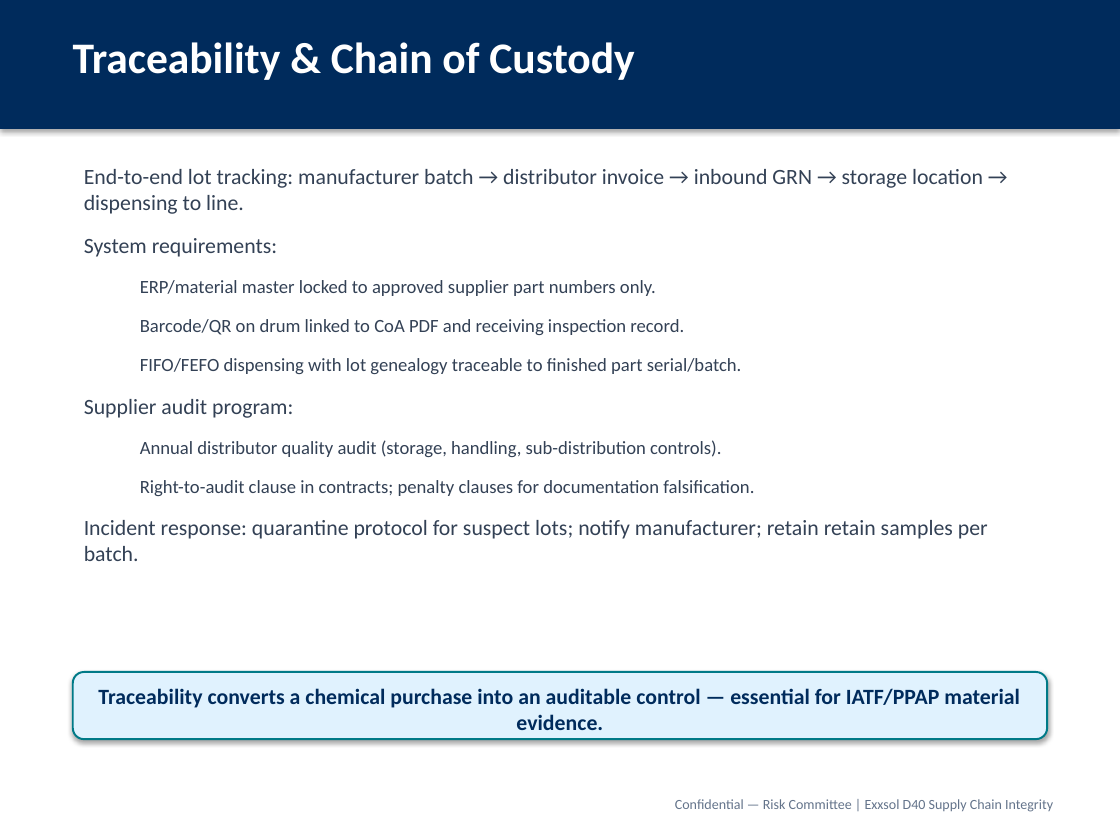
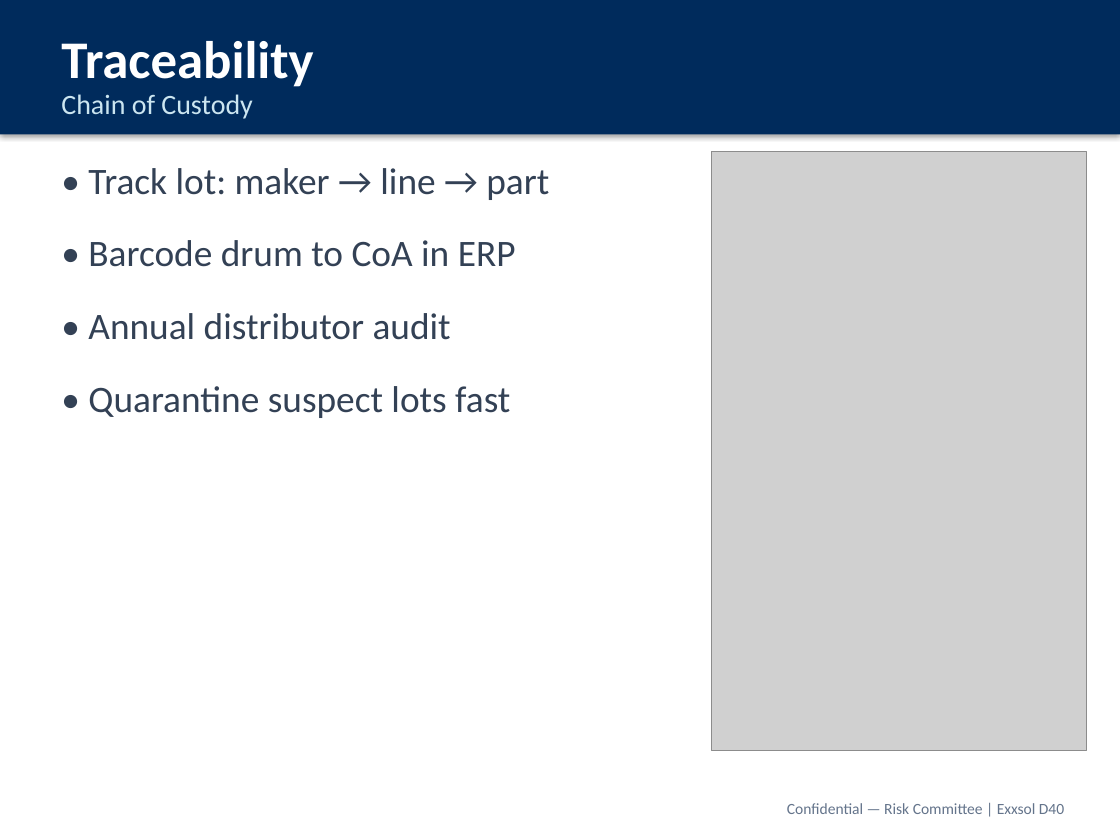
Before and after one commit to rockyforever8-sys/Machine-Learning-Project, a slide deck: slide 14 of presentations/Exxsol_D40_Supply_Chain_Risk_Committee.pptx. Drawn at 1120x840 pixels with LibreOffice and Linux fonts; fonts in the diff are those of the drawing; grey boxes stand for pictures. Boxes give left, top, right and bottom in pixels: in the first picture for what was removed or moved away, otherwise in the second. Text is boxed around its words. In the diff, an @@ line names an element or a change of style, - is before the commit and + after.

```diff
--- a/presentations/Exxsol_D40_Supply_Chain_Risk_Committee.pptx
+++ b/presentations/Exxsol_D40_Supply_Chain_Risk_Committee.pptx
@@ rectangle: place and size @@
-rectangle at <box>0,0,1120,129</box>
+rectangle at <box>0,0,1120,134</box>
@@ text at <box>61,41,313,87</box>: text changed; size 28 to 34 pt @@
-Traceability & Chain of Custody
+Traceability
@@ text added at <box>61,94,252,119</box>, 18 pt, text #CBE5F0 @@
+Chain of Custody
@@ text removed at <box>84,169,988,561</box> @@
-End-to-end lot tracking: manufacturer batch → distributor invoice → inbound GRN → storage location → dispensing to line.
-System requirements:
-  ERP/material master locked to approved supplier part numbers only.
-  Barcode/QR on drum linked to CoA PDF and receiving inspection record.
-  FIFO/FEFO dispensing with lot genealogy traceable to finished part serial/batch.
-Supplier audit program:
-  Annual distributor quality audit (storage, handling, sub-distribution controls).
-  Right-to-audit clause in contracts; penalty clauses for documentation falsification.
-Incident response: quarantine protocol for suspect lots; notify manufacturer; retain retain samples per batch.
@@ text added at <box>88,168,549,418</box>, 24 pt, text #334155 @@
+• Track lot: maker → line → part
+• Barcode drum to CoA in ERP
+• Annual distributor audit
+• Quarantine suspect lots fast
@@ picture added at <box>711,151,1086,750</box> @@
@@ rounded rectangle removed at <box>73,672,1047,739</box> @@
-Traceability converts a chemical purchase into an auditable control — essential for IATF/PPAP material evidence.
@@ text at <box>787,803,1064,814</box>: text changed; size 9 to 10 pt @@
-Confidential — Risk Committee | Exxsol D40 Supply Chain Integrity
+Confidential — Risk Committee | Exxsol D40
```
Also in this commit, not shown: 16 other slides changed, 2 slides added, 2 slides removed, 21 other files.
